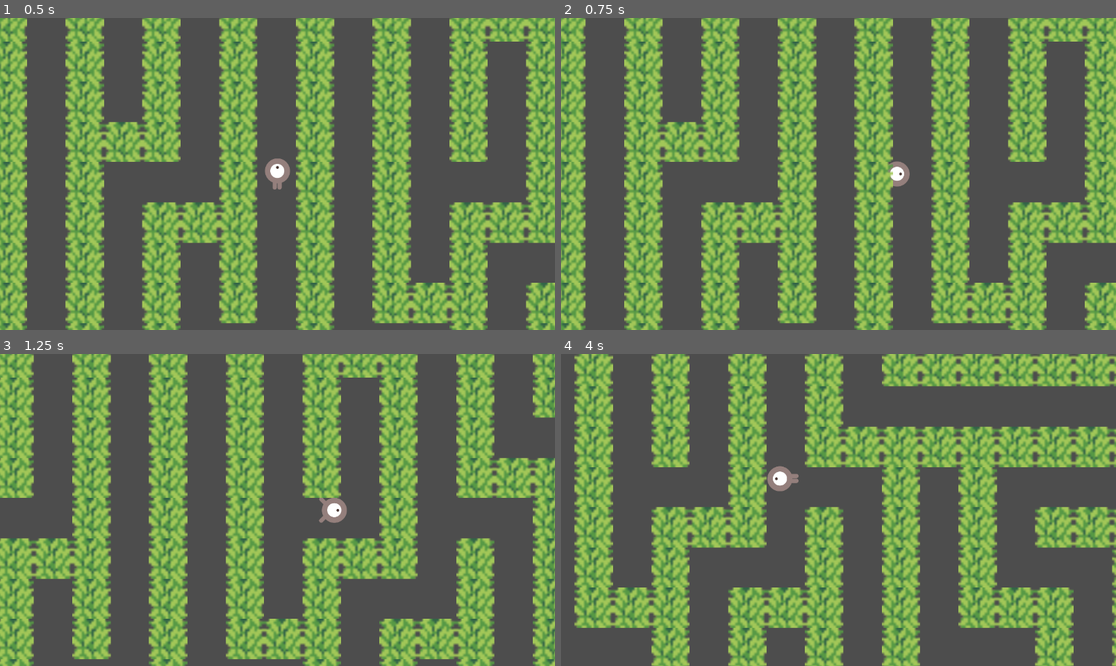
Above: before the commit, frames 1-4 (two rows, left to right).
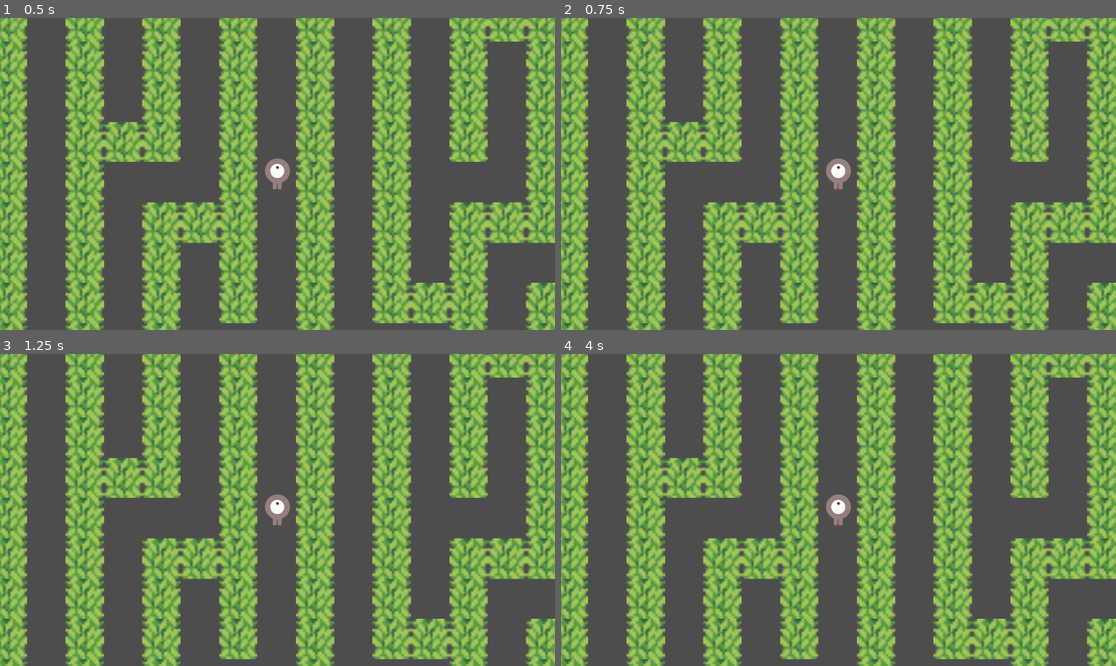
Above: after the commit, the same moments.

Repository: Black-hot-chili-peppers/Call-Of-the-Jungle
Game: Godot game, scene res://node.tscn
The game is run twice, just before and just after one commit, with the same random seed, the same clock (stepped at 60 frames per second) and the same inputs.
Inputs:
- Up to frame 1 (0.5 s): no input
- Up to frame 2 (0.75 s): tap Enter at 0.5 s; hold D (move_right) from 0.53 s (still down)
- Up to frame 3 (1.25 s): keep holding D (move_right)
- Up to frame 4 (4 s): release D (move_right) at 1.28 s; hold S (move_down) 1.28-2.03 s; hold D (move_right) 2.03-2.78 s; hold W (move_up) 2.78-3.53 s; hold A (move_left) from 3.53 s (still down)

Frame 1 is identical in both runs. In frame 2, 32% of the frame differs, in the area x 0-100%, y 0-100%; in frame 3, 49%; in frame 4, 74%.

Commit message:
Add files via upload

Diff:
--- a/Player.gd
+++ b/Player.gd
@@ -1,4 +1,4 @@
-extends Area2D
+extends CharacterBody2D
 
 signal hit
 
@@ -9,7 +9,8 @@
 	screen_size = get_viewport_rect().size
 
 func _process(delta):
-	var velocity = Vector2.ZERO # The player's movement vector.
+	var velocity = Vector2.ZERO
+	 # The player's movement vector.
 	if Input.is_action_pressed("move_right"):
 		velocity.x += 1
 	if Input.is_action_pressed("move_left"):
@@ -37,10 +38,6 @@
 		$AnimatedSprite2D.flip_v = velocity.y > 0
 
 
-func _on_body_entered(body):
-	hide()
-	hit.emit()
-	$CollisionShape2D.set_deferred("disabled", true)
 	# Replace with function body.
 func start(pos):
 	position = pos
